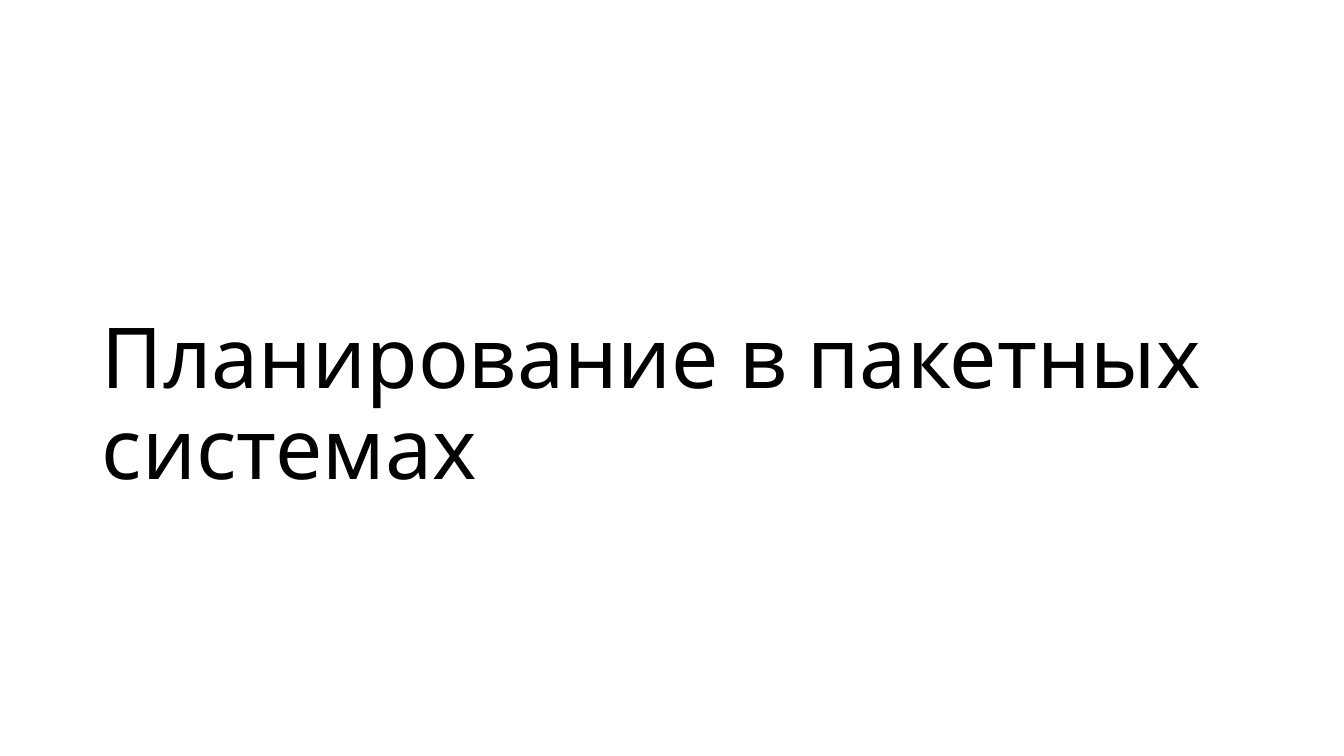
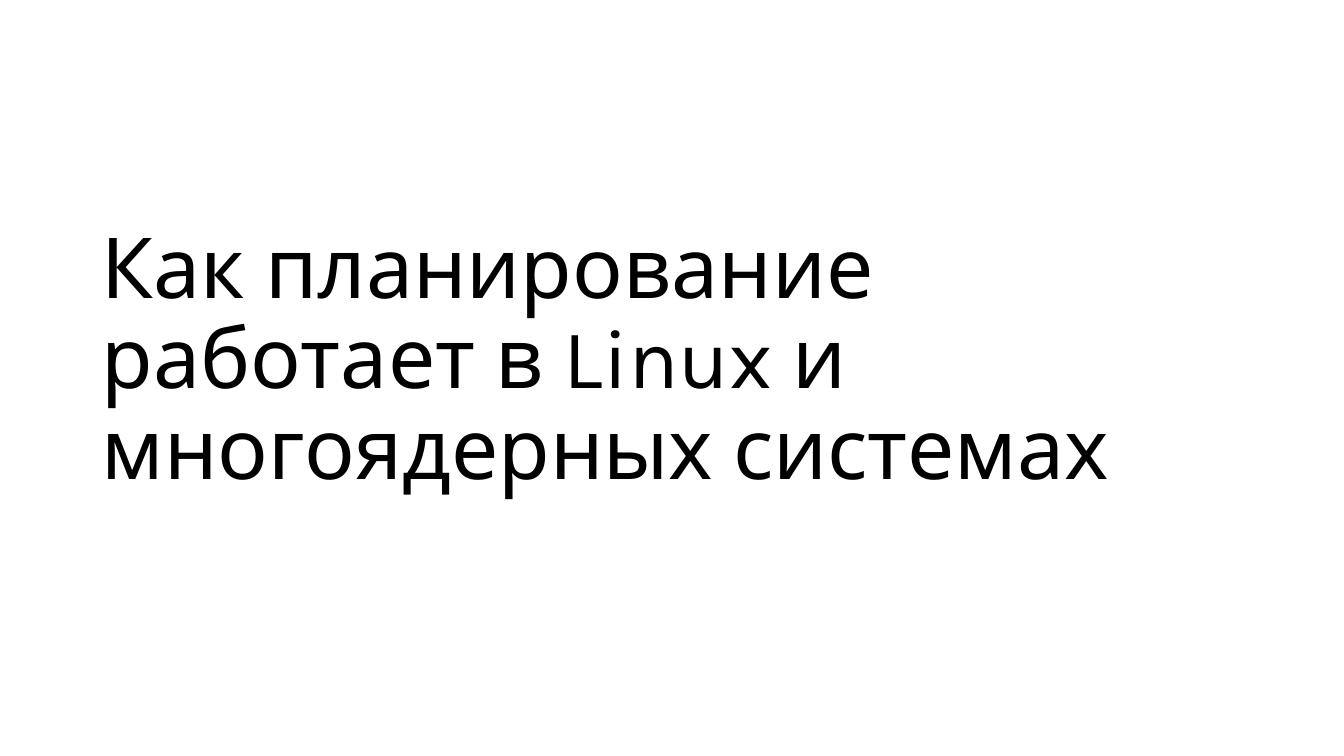
Before and after one commit to alexey-malov/os-course, a slide deck: slide 29 of lectures/06/Планирование.pptx (slide 25 before the commit). Drawn at 1344x756 pixels with LibreOffice and Linux fonts; fonts in the diff are those of the drawing. Boxes give left, top, right and bottom in pixels: in the first picture for what was removed or moved away, otherwise in the second. Text is boxed around its words. In the diff, an @@ line names an element or a change of style, - is before the commit and + after.

```diff
--- a/lectures/06/Планирование.pptx
+++ b/lectures/06/Планирование.pptx
@@ title at (102,238,1108,499): text changed @@
-Планирование в пакетных системах
+Как планирование работает в Linux и многоядерных системах
```
Also in this commit, not shown: 3 other slides changed, 40 slides added, 49 slides removed, 1 other file.
